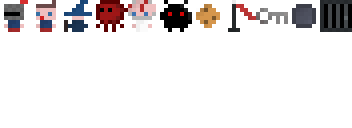
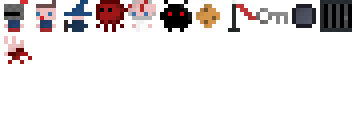
Revision of a layered w=352, h=128 image; what changed, layer by layer:
painted on "spritesheet0.png" over box(4, 4, 316, 64)
